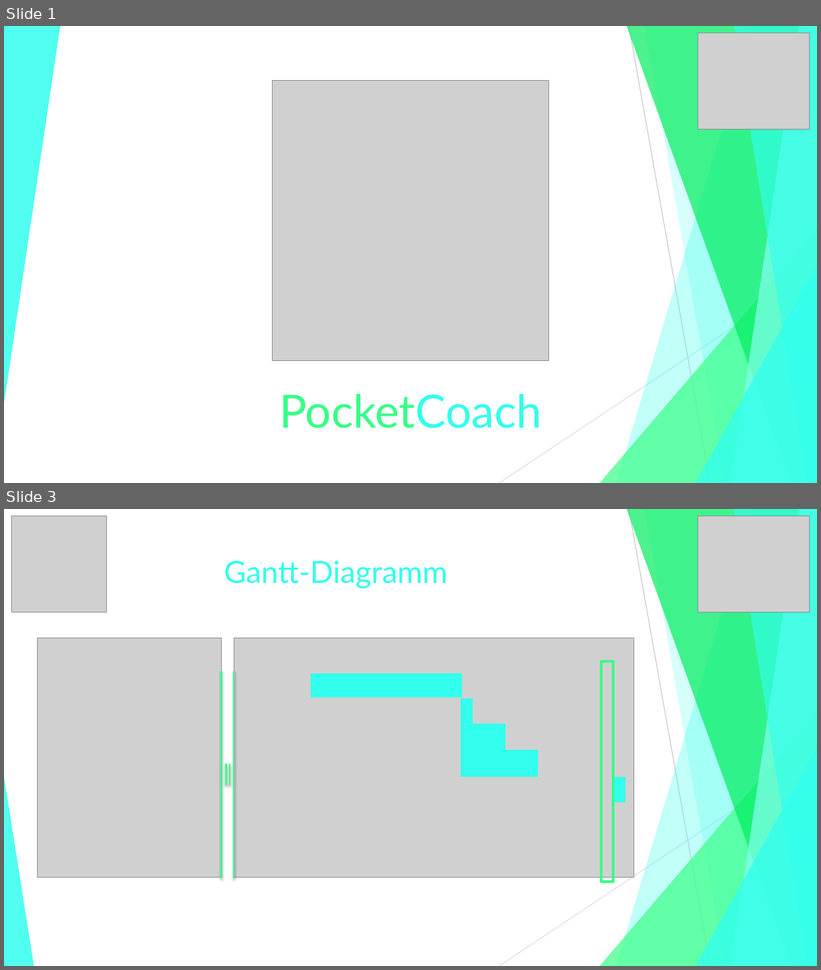
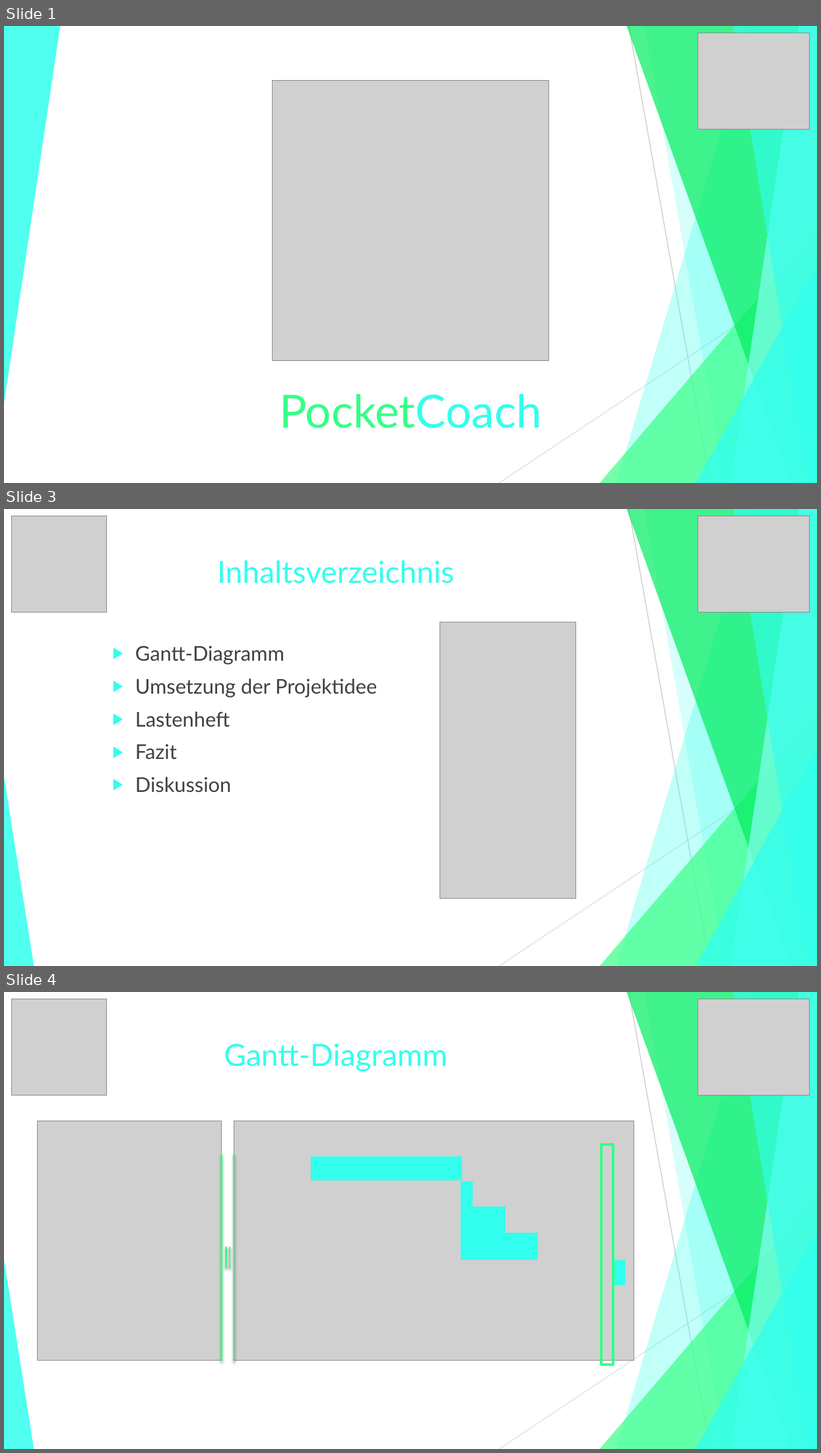
Before and after one commit to jGrochla/PocketCoach, a slide deck: PocketCoachExcel-PDF/PowerPoints/PocketCoach_UpdatePP.pptx. Shown one above the other, each under a label of ours: slides 1 and 3 before the commit, slides 1, 3 and 4 after it; the slides between them are not shown. The pictures are 821x970 and 821x1453 pixels, drawn with LibreOffice and Linux fonts; fonts in the diff are those of the drawing; grey boxes stand for pictures. Boxes give left, top, right and bottom in pixels: in the first picture for what was removed or moved away, otherwise in the second. Text is boxed around its words. In the diff, an @@ line names an element or a change of style, - is before the commit and + after.

```diff
--- a/PocketCoachExcel-PDF/PowerPoints/PocketCoach_UpdatePP.pptx
+++ b/PocketCoachExcel-PDF/PowerPoints/PocketCoach_UpdatePP.pptx
@@ slide 3 added at bbox=[4, 509, 817, 966], background #FFFFFF; not listed: 10 template elements that a slide beside it also shows @@
@@ picture added at bbox=[11, 516, 106, 611] @@
@@ picture added at bbox=[698, 516, 811, 611] @@
@@ title added at bbox=[217, 560, 454, 584], 36 pt, text #32FFED @@
+Inhaltsverzeichnis
@@ picture added at bbox=[440, 623, 576, 899] @@
@@ text added at bbox=[135, 646, 377, 793], 24 pt, text #404040 @@
+▶ Gantt-Diagramm
+▶ Umsetzung der Projektidee
+▶ Lastenheft
+▶ Fazit
+▶ Diskussion
@@ what was slide 3 is now slide 4 @@
```
Also in this commit, not shown: 1 slide changed, 1 other file.
